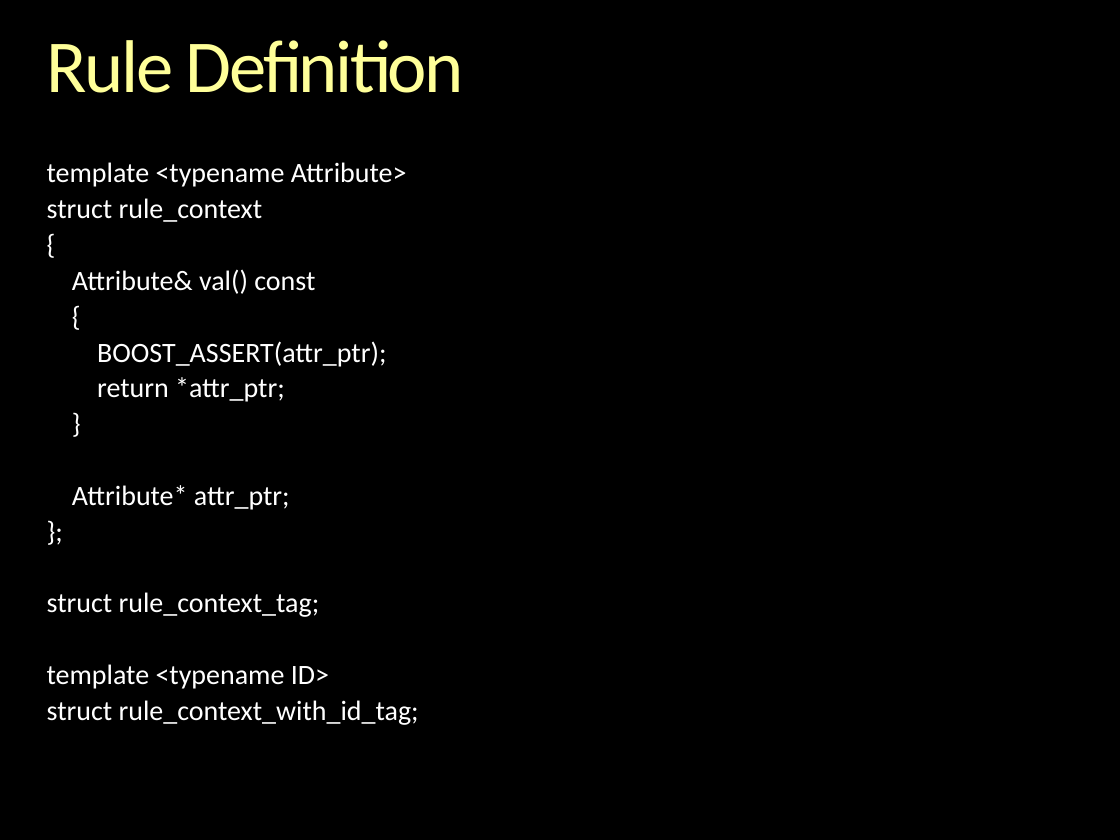
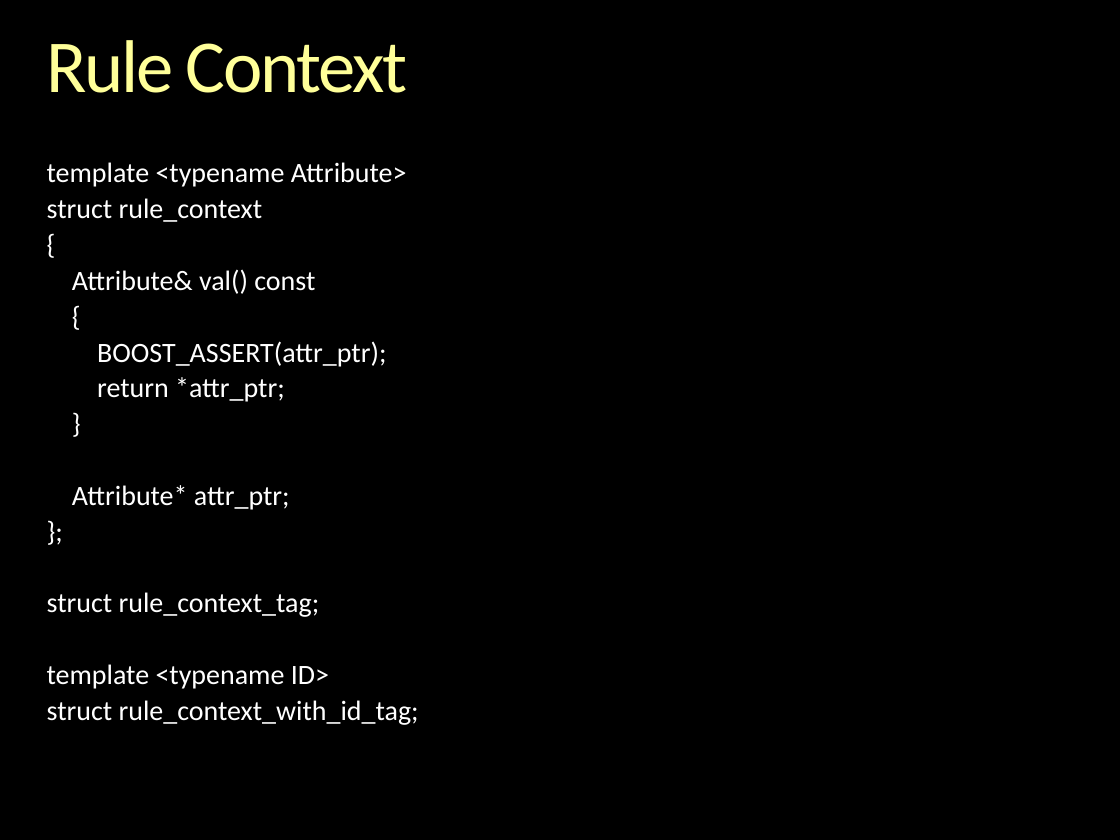
Before and after one commit to boostorg/spirit, a slide deck: slide 94 of libs/spirit/doc/cppnow_2013/Inside Spirit X3.pptx. Drawn at 1120x840 pixels with LibreOffice and Linux fonts; fonts in the diff are those of the drawing; background and template pictures are left out. Boxes give left, top, right and bottom in pixels: in the first picture for what was removed or moved away, otherwise in the second. Text is boxed around its words. In the diff, an @@ line names an element or a change of style, - is before the commit and + after.

```diff
--- a/libs/spirit/doc/cppnow_2013/Inside Spirit X3.pptx
+++ b/libs/spirit/doc/cppnow_2013/Inside Spirit X3.pptx
@@ title at bbox=[47, 40, 407, 93]: text changed @@
-Rule Definition
+Rule Context
```
Also in this commit, not shown: 7 other slides changed, 2 slides added, 5 other files.
